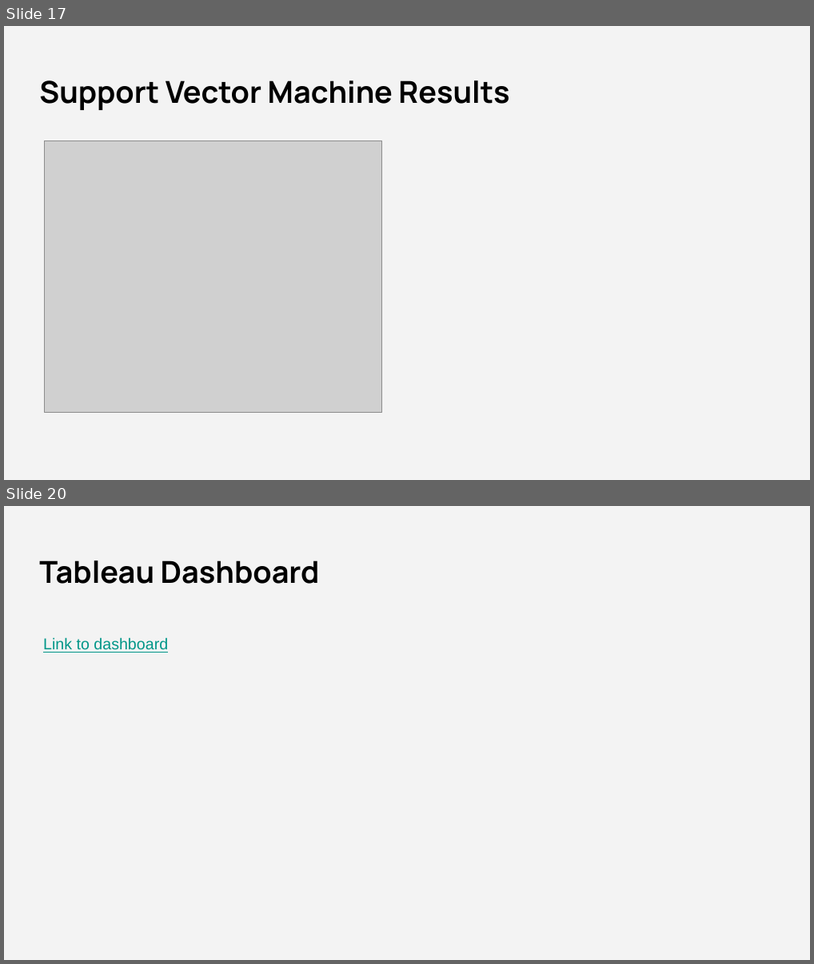
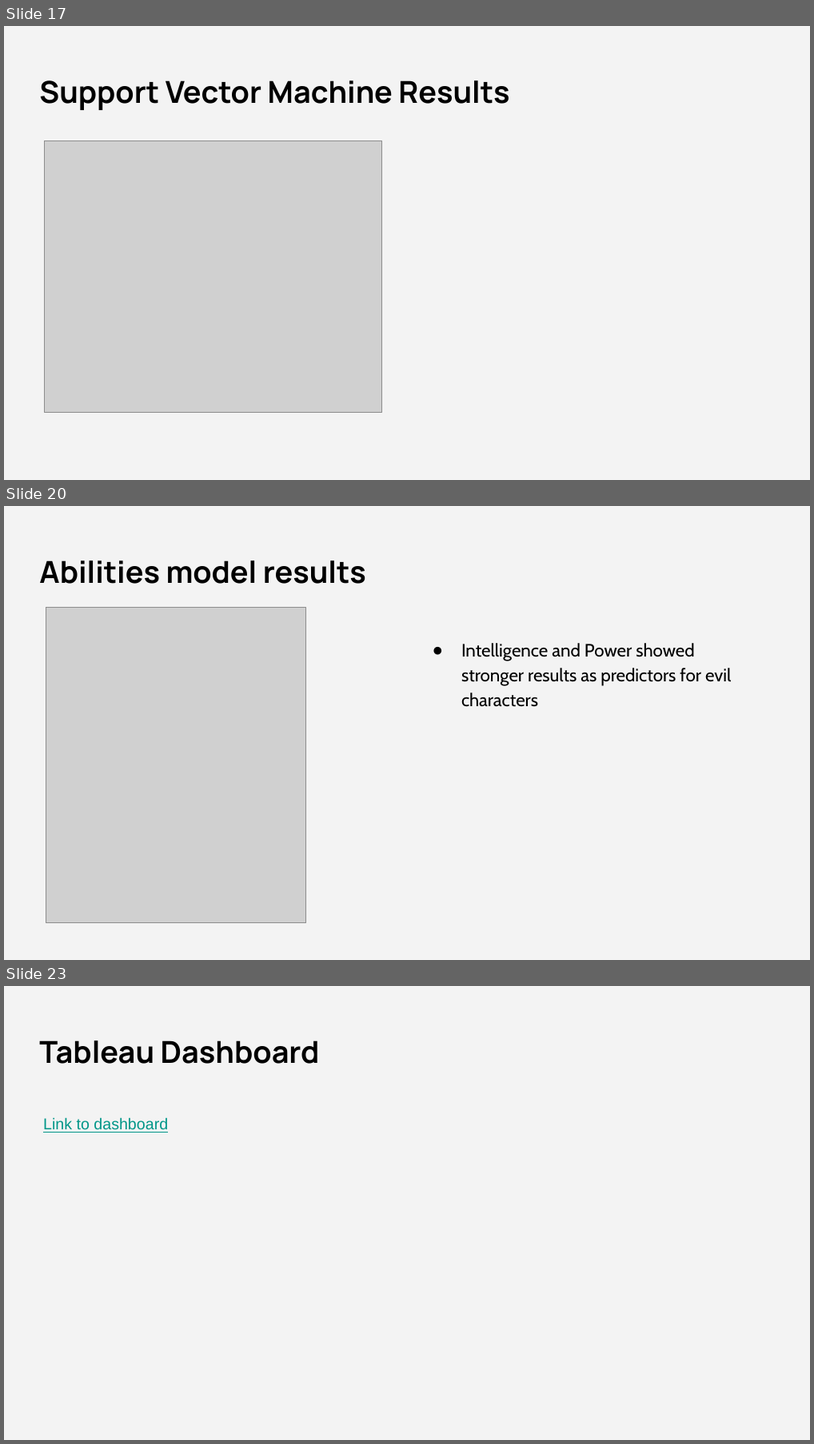
Before and after one commit to jmasurovsky/Superhero_ML, a slide deck: Presentation/Superhero_ML.pptx. Shown one above the other, each under a label of ours: slides 17 and 20 before the commit, slides 17, 20 and 23 after it; the slides between them are not shown. The pictures are 814x964 and 814x1444 pixels, drawn with LibreOffice and Linux fonts; fonts in the diff are those of the drawing; grey boxes stand for pictures. Boxes give left, top, right and bottom in pixels: in the first picture for what was removed or moved away, otherwise in the second. Text is boxed around its words. In the diff, an @@ line names an element or a change of style, - is before the commit and + after.

```diff
--- a/Presentation/Superhero_ML.pptx
+++ b/Presentation/Superhero_ML.pptx
@@ slide 20 added at [4,506,810,960], background #F3F3F3 @@
@@ title added at [39,560,366,584], 27 pt, text #000000, bold @@
+Abilities model results
@@ picture added at [46,608,306,923] @@
@@ text added at [462,643,731,707], 16 pt, text #000000 @@
+● Intelligence and Power showed stronger results as predictors for evil characters
@@ what was slide 20 is now slide 23 @@
```
Also in this commit, not shown: 3 slides changed, 3 other slides added, 1 slide removed, 1 other file.
